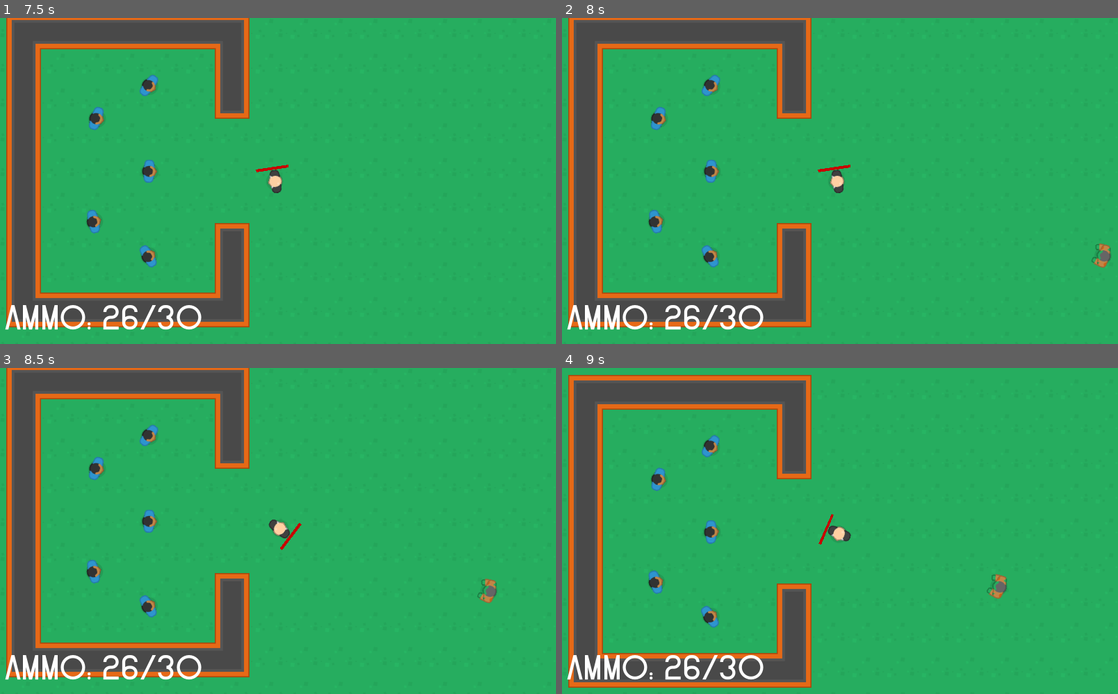
Above: before the commit, frames 1-4 (two rows, left to right).
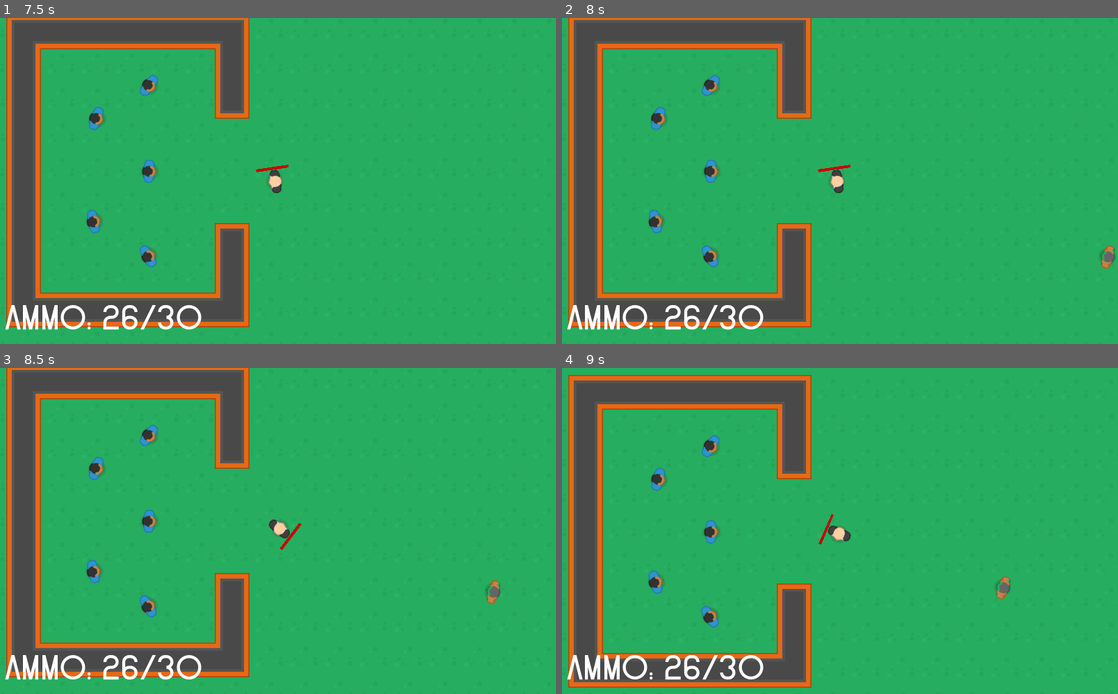
Above: after the commit, the same moments.

Repository: kamrancouture/schoolgame
Game: Godot game, scene res://world.tscn
Same seed, same stepped clock (60 frames per second), same inputs: the game is played once before the commit and once after it.
Inputs (mouse positions are in pixels of both pictures, inside the frame that each line leads up to):
- Up to frame 1 (7.5 s): tap Enter at 0.5, 2, 3.5 s; move the mouse to (400, 164) at 0.52 s; tap A (a_click) at 0.6, 5.1 s; tap Space at 1.25, 2.75, 5 s; move the mouse to (166, 197) at 1.27 s; tap D (d_click) at 1.35, 5.85 s; move the mouse to (333, 109) at 2.02 s; tap 1 (gun) at 2.1, 6.6 s; move the mouse to (250, 246) at 2.77 s; tap S (s_click) at 2.85, 7.35 s; move the mouse to (444, 229) at 3.52 s; press the mouse at (444, 229) at 3.53 s; move the mouse to (111, 132) at 4.27 s; release the mouse at (111, 132) at 4.28 s; tap W (w_click) at 4.35 s; move the mouse to (305, 181) at 5.02 s; move the mouse to (194, 99) at 5.77 s; move the mouse to (400, 164) at 6.52 s; move the mouse to (166, 197) at 7.27 s
- Up to frame 2 (8 s): no input
- Up to frame 3 (8.5 s): move the mouse to (333, 459) at 8.02 s; press the mouse at (333, 459) at 8.03 s
- Up to frame 4 (9 s): move the mouse to (812, 596) at 8.77 s; release the mouse at (812, 596) at 8.78 s; tap W (w_click) at 8.85 s

Frame 1 is identical in both runs. In frame 2, 0.2% of the frame differs, in the area x 95-100%, y 69-77%; in frame 3, 0.2%; in frame 4, 0.2%.

Commit message:
zombie wander

Diff:
--- a/schoolgame/zombie.gd
+++ b/schoolgame/zombie.gd
@@ -5,24 +5,34 @@
 var Blood_Effect = preload("res://zombie_blood_effect.tscn")
 onready var player = get_parent().get_node("Player")
 var aggro = false
+var rng = RandomNumberGenerator.new()
 var health = 5
 var velocity = Vector2.ZERO
 var speed = 200
 var damage = 0.025
-
+var wander_speed = 1
+var rotate_amount : float
+var rotate_speed = 3
+var rotating = false
 func _ready():
 	$AnimatedSprite.play("idle")
+	rng.randomize()
 
 func _physics_process(delta):
 
 	if Global.player_alive:
+		if not aggro:
+			velocity = Vector2(wander_speed , 0).rotated(rotation)
+			if rotate_amount > 0:
+				rotate_amount -= rotate_speed
+				global_rotation += deg2rad(rotate_speed)
 		if $attack_box.get_overlapping_bodies():
 			player.health -= damage
 			if can_hit:
 				can_hit = false
 				$hit_timer.start()
 				player.hit()
-
+		print(rotate_amount)
 		if health <= 0:
 			var death_blood = Death_Blood.instance()
 			death_blood.global_position = global_position
@@ -33,6 +43,8 @@
 		if aggro:
 			velocity = Vector2(speed, 0).rotated(rotation)
 			look_at(player.global_position)
+
+		if not rotating:
 			move_and_slide(velocity)
 
 
@@ -55,3 +67,8 @@
 
 func _on_hit_timer_timeout():
 	can_hit = true
+
+
+
+func _on_stop_go_timer_timeout():
+	rotate_amount = rng.randi_range(deg2rad(0),deg2rad(360))
--- a/schoolgame/zombie.tscn
+++ b/schoolgame/zombie.tscn
@@ -20,7 +20,7 @@
 [sub_resource type="CircleShape2D" id=2]
 
 [sub_resource type="CircleShape2D" id=3]
-radius = 672.126
+radius = 24.7386
 
 [sub_resource type="CircleShape2D" id=4]
 radius = 13.0384
@@ -55,6 +55,11 @@
 [node name="hit_timer" type="Timer" parent="."]
 one_shot = true
 
+[node name="stop_go_timer" type="Timer" parent="."]
+wait_time = 5.0
+autostart = true
+
 [connection signal="body_entered" from="Area2D" to="." method="_on_Area2D_body_entered"]
 [connection signal="body_exited" from="Area2D" to="." method="_on_Area2D_body_exited"]
 [connection signal="timeout" from="hit_timer" to="." method="_on_hit_timer_timeout"]
+[connection signal="timeout" from="stop_go_timer" to="." method="_on_stop_go_timer_timeout"]
